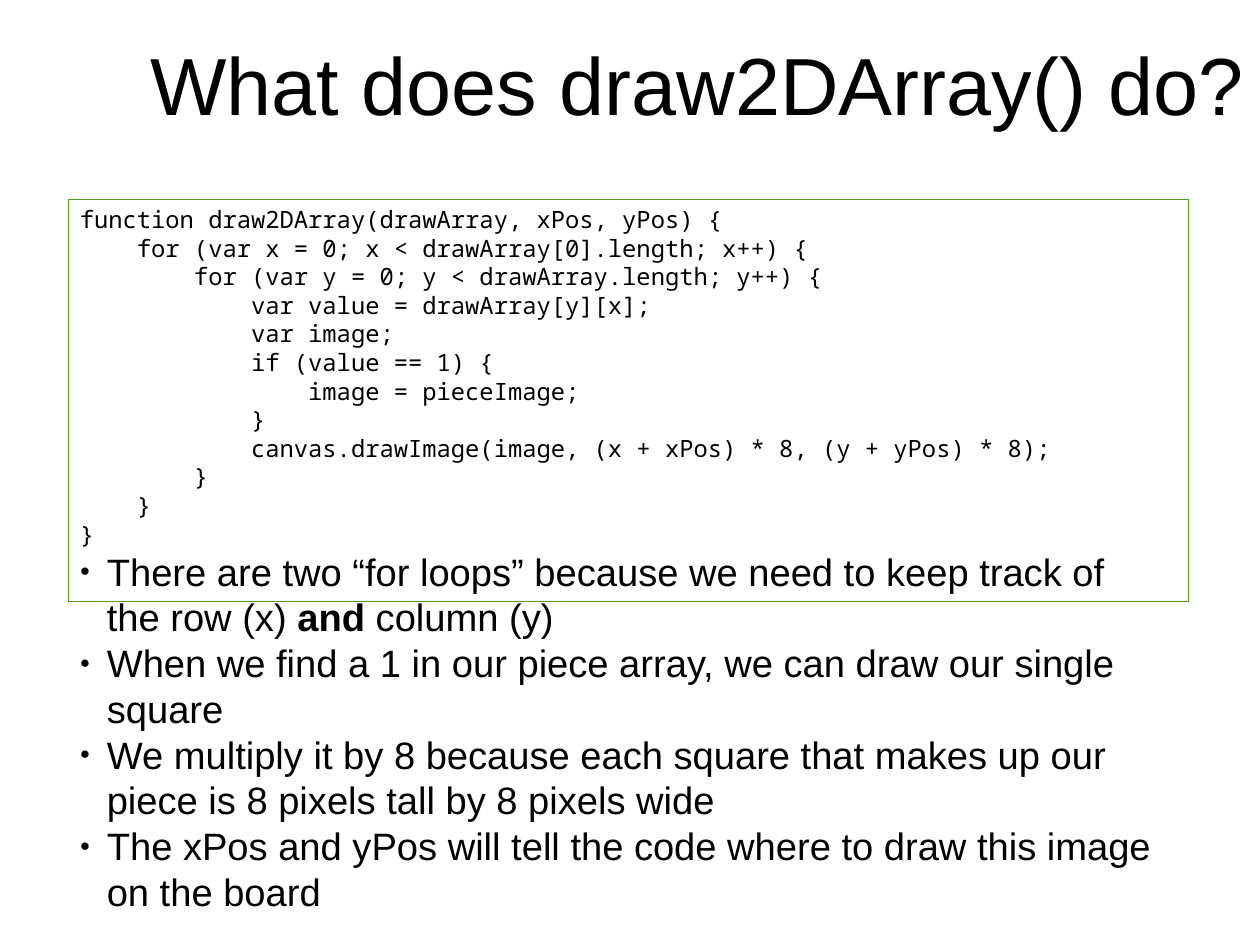
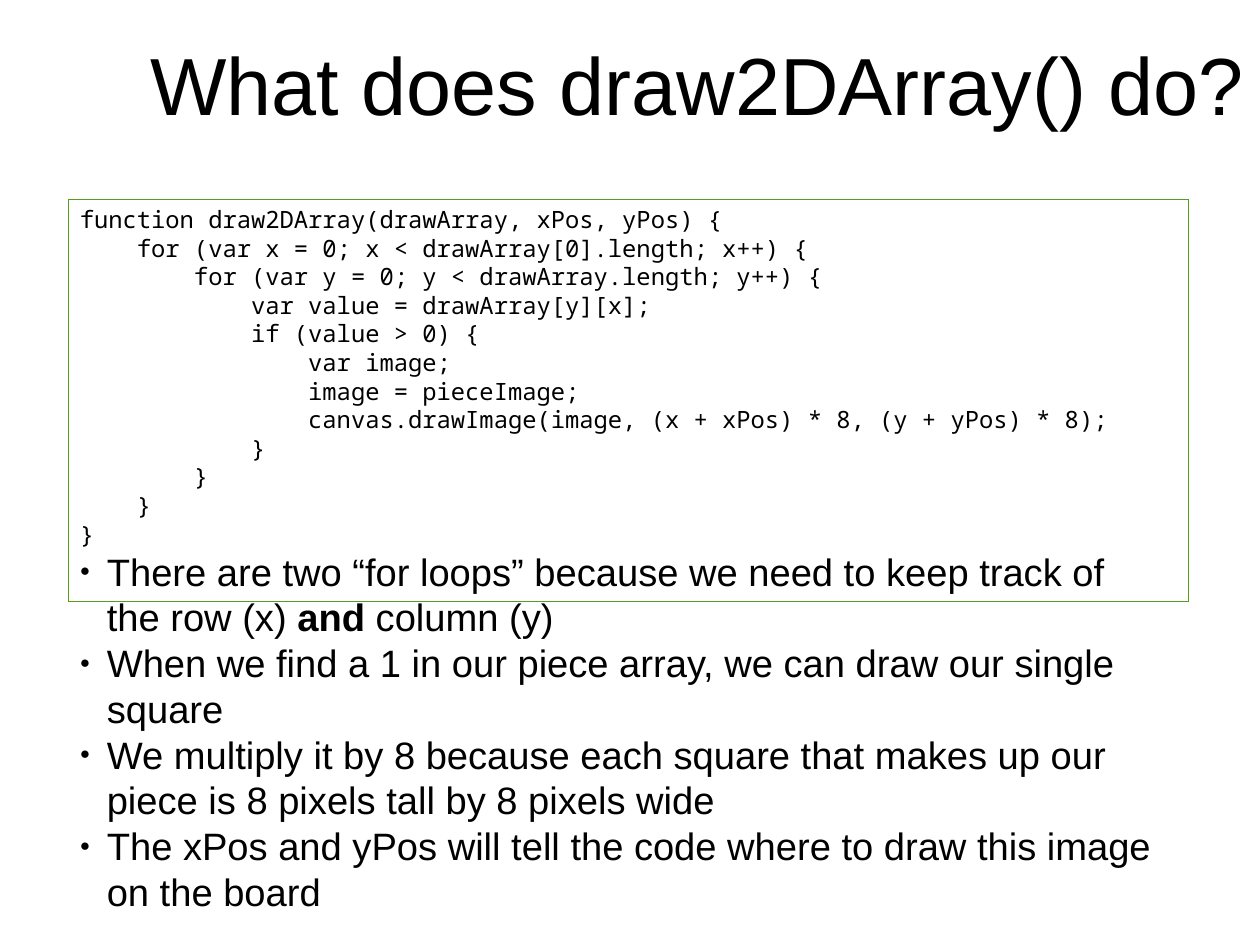
Before and after one commit to originalgrego/Webtris, a slide deck: slide 12 of Webtris - Explorathon 2019.odp. Drawn at 1260x946 pixels with LibreOffice and Linux fonts; fonts in the diff are those of the drawing; background and template pictures are left out. Boxes give left, top, right and bottom in pixels: in the first picture for what was removed or moved away, otherwise in the second. Text is boxed around its words. In the diff, an @@ line names an element or a change of style, - is before the commit and + after.

```diff
--- a/Webtris - Explorathon 2019.odp
+++ b/Webtris - Explorathon 2019.odp
@@ text in rectangle at (69,199,1189,601): paragraph removed @@
-}
@@ text in rectangle at (69,199,1189,601): paragraph added @@
+}
@@ text in rectangle at (251,323,451,346): paragraph added @@
+if (value > 0) {
@@ text in rectangle at (251,352,466,375): paragraph removed @@
-if (value == 1) {
```
Also in this commit, not shown: 5 other slides changed, 4 slides added.
